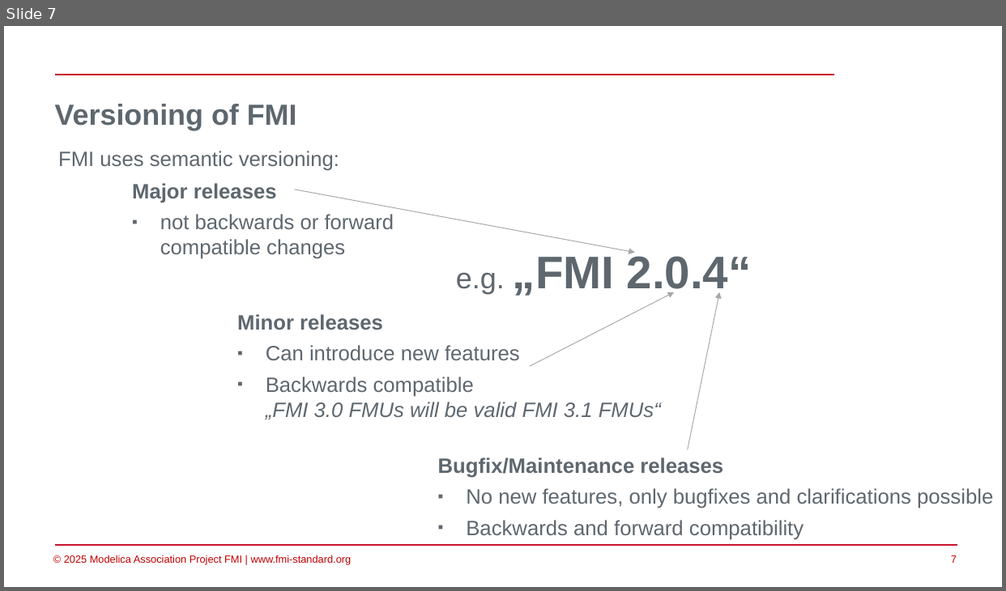
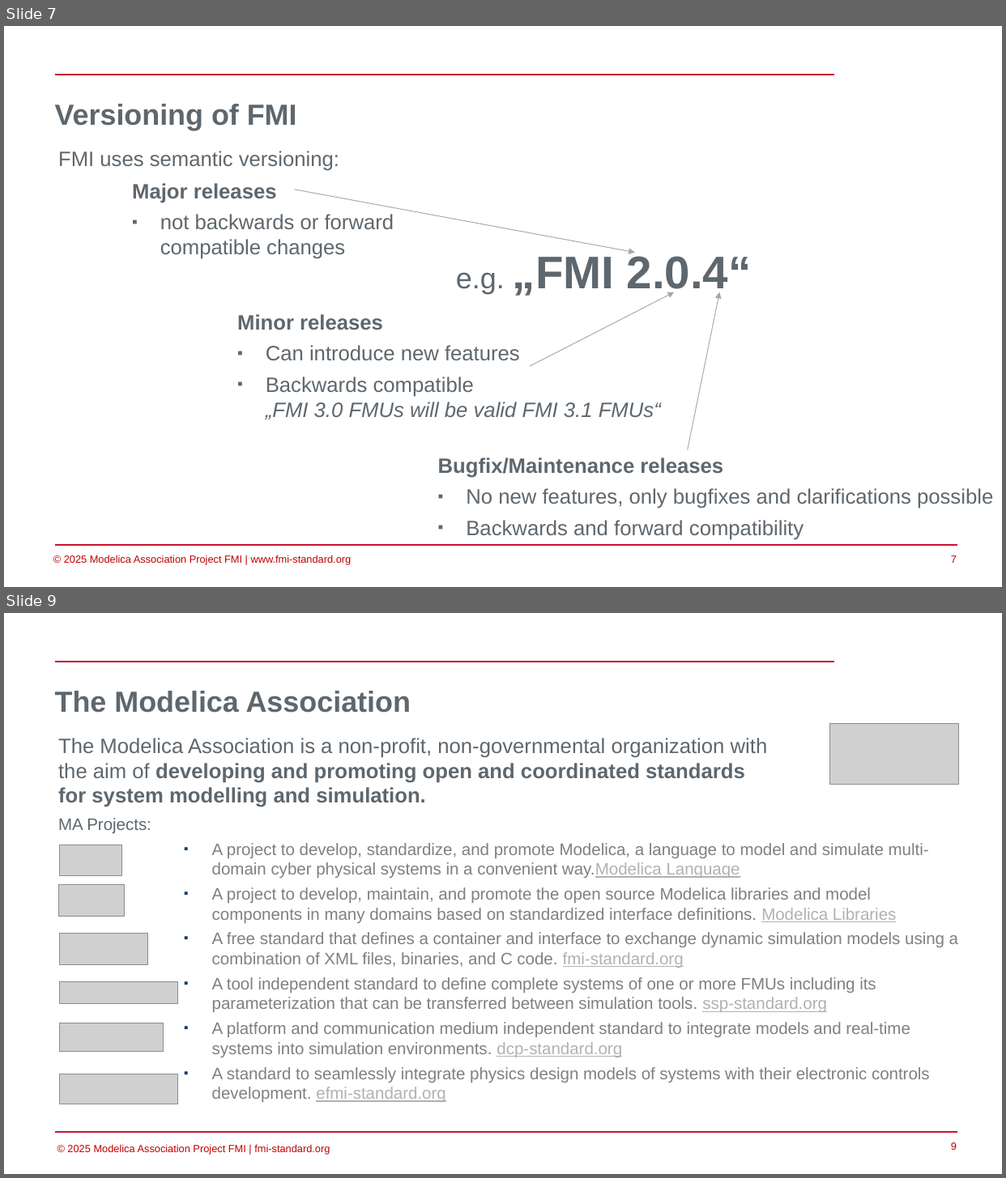
Before and after one commit to modelica/fmi-beginners-tutorial-2025, a slide deck: part1/Introduction-to-FMI.pptx. Shown one above the other, each under a label of ours: slide 7 before the commit, slides 7 and 9 after it; the slides between them are not shown. The pictures are 1006x591 and 1006x1178 pixels, drawn with LibreOffice and Linux fonts; fonts in the diff are those of the drawing; grey boxes stand for pictures; background and template pictures are left out. Boxes give left, top, right and bottom in pixels: in the first picture for what was removed or moved away, otherwise in the second. Text is boxed around its words. In the diff, an @@ line names an element or a change of style, - is before the commit and + after.

```diff
--- a/part1/Introduction-to-FMI.pptx
+++ b/part1/Introduction-to-FMI.pptx
@@ slide 9 added at box(4, 613, 1002, 1174), background #FFFFFF; not listed: 4 template elements that a slide beside it also shows @@
@@ title added at box(55, 691, 411, 713), 28 pt, text #5E676E, bold @@
+The Modelica Association
@@ picture added at box(830, 724, 959, 786) @@
@@ text added at box(58, 738, 958, 1102), 16 pt, text #808080 @@
+The Modelica Association is a non-profit, non-governmental organization with
+the aim of developing and promoting open and coordinated standards
+for system modelling and simulation.
+MA Projects:
+          ▪ A project to develop, standardize, and promote Modelica, a language to model and simulate multi-domain cyber physical systems in a convenient way.Modelica Language
+          ▪ A project to develop, maintain, and promote the open source Modelica libraries and model components in many domains based on standardized interface definitions. Modelica Libraries
+          ▪ A free standard that defines a container and interface to exchange dynamic simulation models using a combination of XML files, binaries, and C code. fmi-standard.org
+          ▪ A tool independent standard to define complete systems of one or more FMUs including its parameterization that can be transferred between simulation tools. ssp-standard.org
+          ▪ A platform and communication medium independent standard to integrate models and real-time systems into simulation environments. dcp-standard.org
+          ▪ A standard to seamlessly integrate physics design models of systems with their electronic controls development. efmi-standard.org
@@ picture added at box(60, 845, 122, 876) @@
@@ picture added at box(58, 885, 125, 917) @@
@@ picture added at box(60, 934, 147, 965) @@
@@ picture added at box(60, 982, 177, 1003) @@
@@ picture added at box(60, 1023, 164, 1053) @@
@@ picture added at box(60, 1074, 177, 1103) @@
@@ rectangle added at box(4, 1135, 383, 1162), fill #FFFFFF, 10 pt, text #C00000 @@
+© 2025 Modelica Association Project FMI | fmi-standard.org
```
Also in this commit, not shown: 2 slides changed, 2 other slides added.
